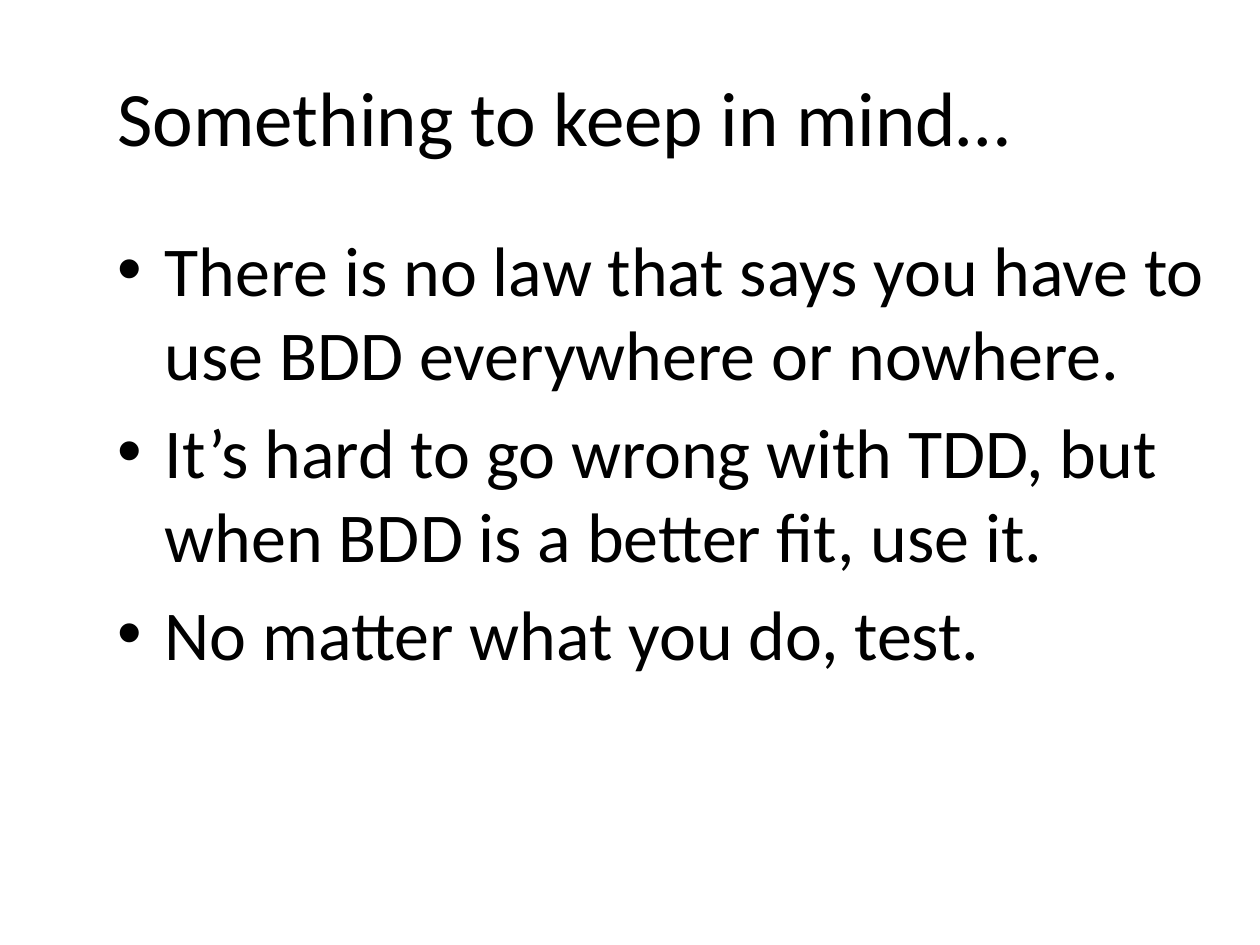
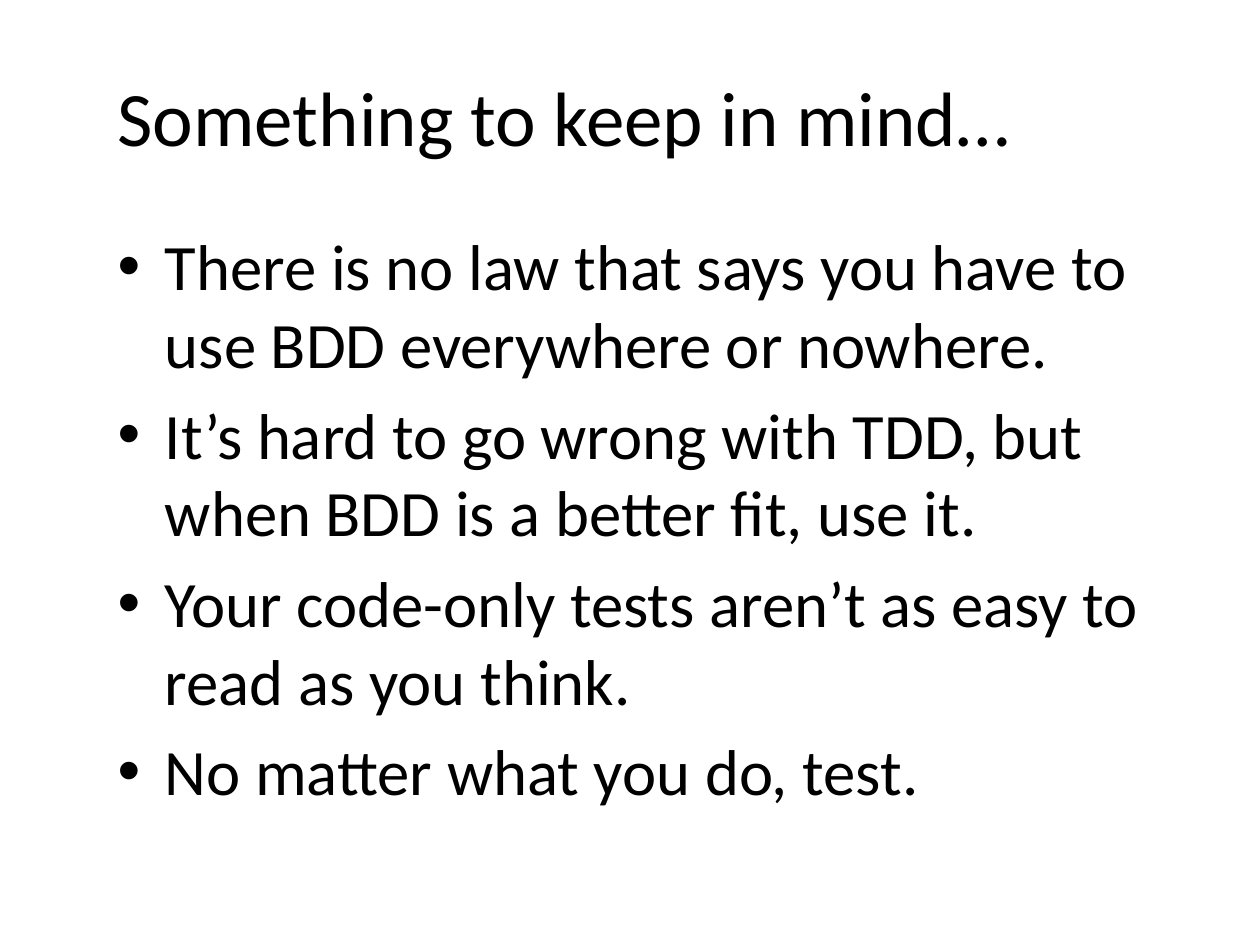
Before and after one commit to darrencauthon/SpecFlow-at-IowaCodeCamp, a slide deck: slide 13 of BDD and SpecFlow.pptx. Drawn at 1260x945 pixels with LibreOffice and Linux fonts; fonts in the diff are those of the drawing; background and template pictures are left out. Boxes give left, top, right and bottom in pixels: in the first picture for what was removed or moved away, otherwise in the second. Text is boxed around its words. In the diff, an @@ line names an element or a change of style, - is before the commit and + after.

Commit message:
Another update to later slide.

```diff
--- a/BDD and SpecFlow.pptx
+++ b/BDD and SpecFlow.pptx
@@ text at (165,245,1126,806): size 40 to 37 pt in "There is no law that says you ...", "It’s hard to go wrong with TDD, ...", "No matter what you do, test." @@
@@ text at (165,581,1138,716): paragraph added @@
+• Your code-only tests aren’t as easy to read as you think.
```
